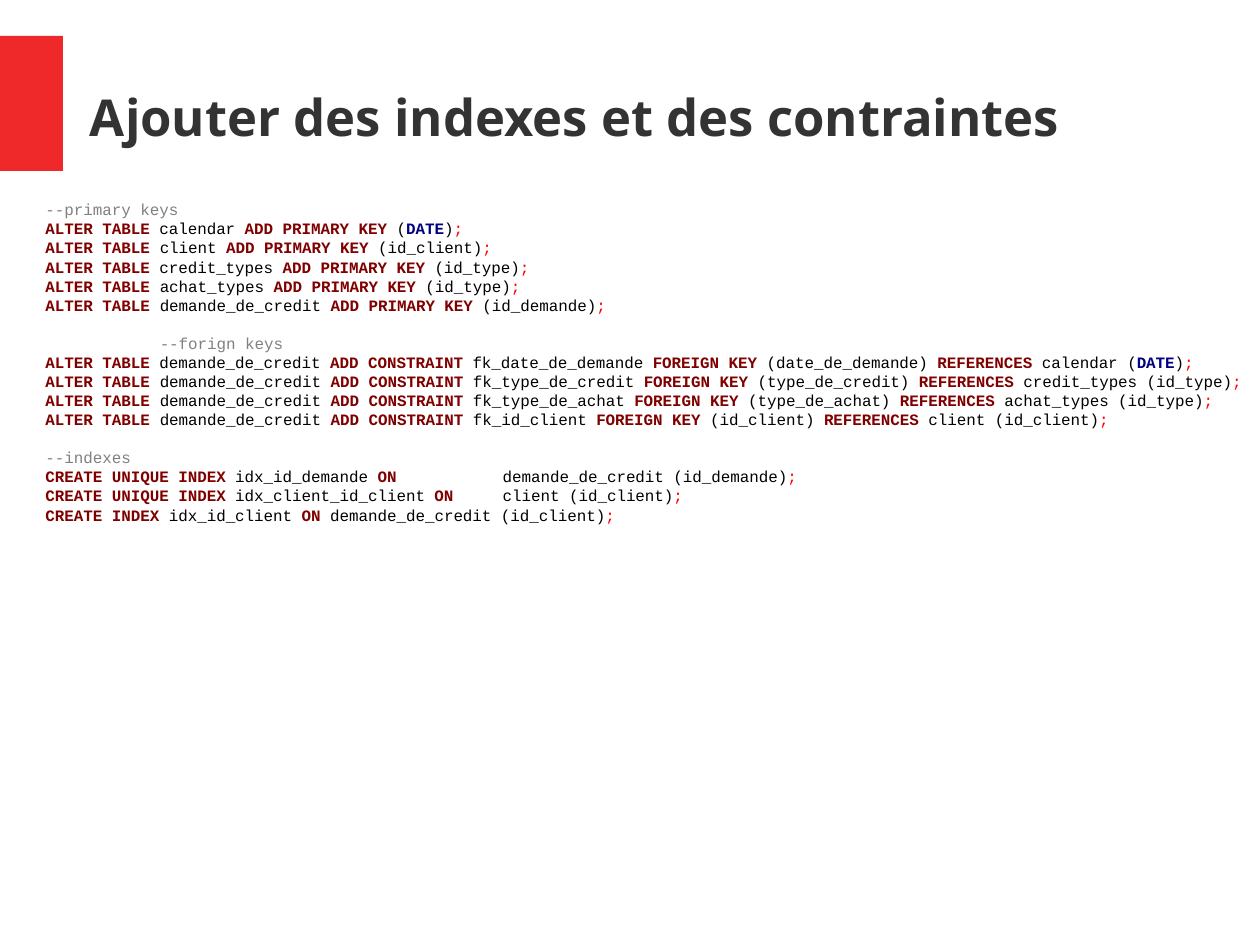
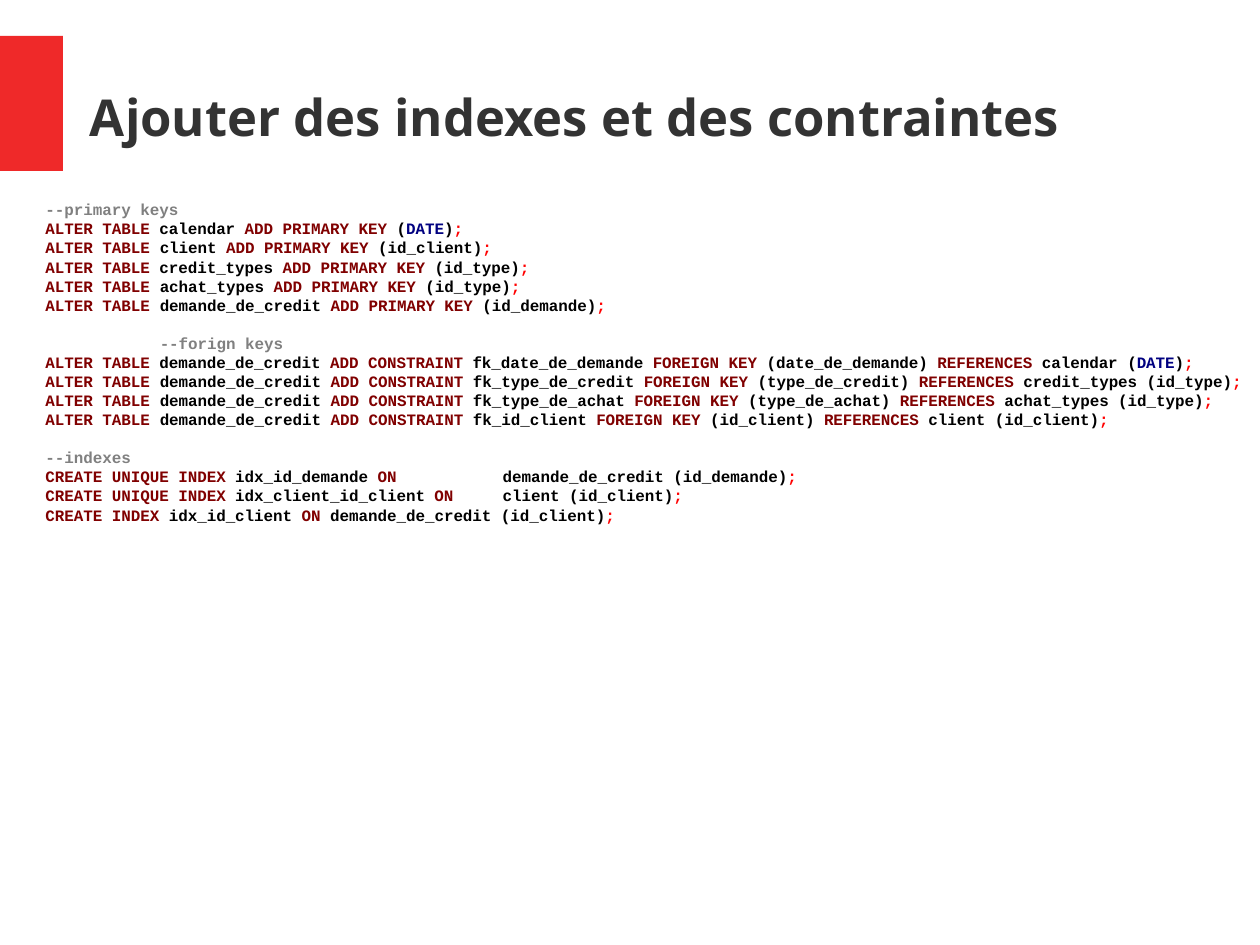
Before and after one commit to konyshev/ecam_ds, a slide deck: slide 18 of IntProj/Slides.odp. Drawn at 1260x945 pixels with LibreOffice and Linux fonts; fonts in the diff are those of the drawing. Boxes give left, top, right and bottom in pixels: in the first picture for what was removed or moved away, otherwise in the second. Text is boxed around its words. In the diff, an @@ line names an element or a change of style, - is before the commit and + after.

```diff
--- a/IntProj/Slides.odp
+++ b/IntProj/Slides.odp
@@ text "--primary keys" at [45, 204, 1242, 525]: bold on in "--primary keys", "calendar (DATE);", "client (id_client);", "credit_types (id_type);" and 11 more places @@
```
Also in this commit, not shown: 18 other slides changed, 2 other files.
